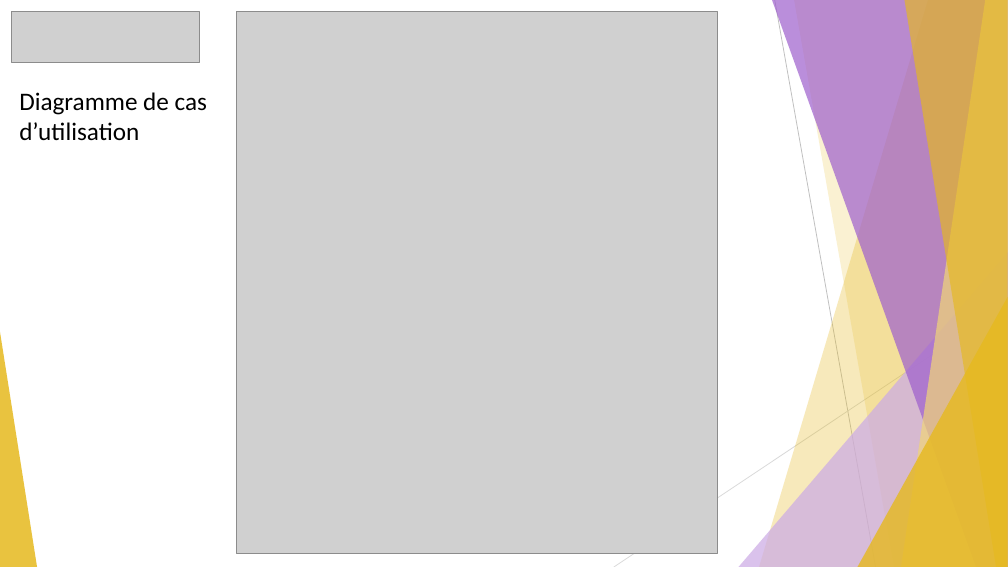
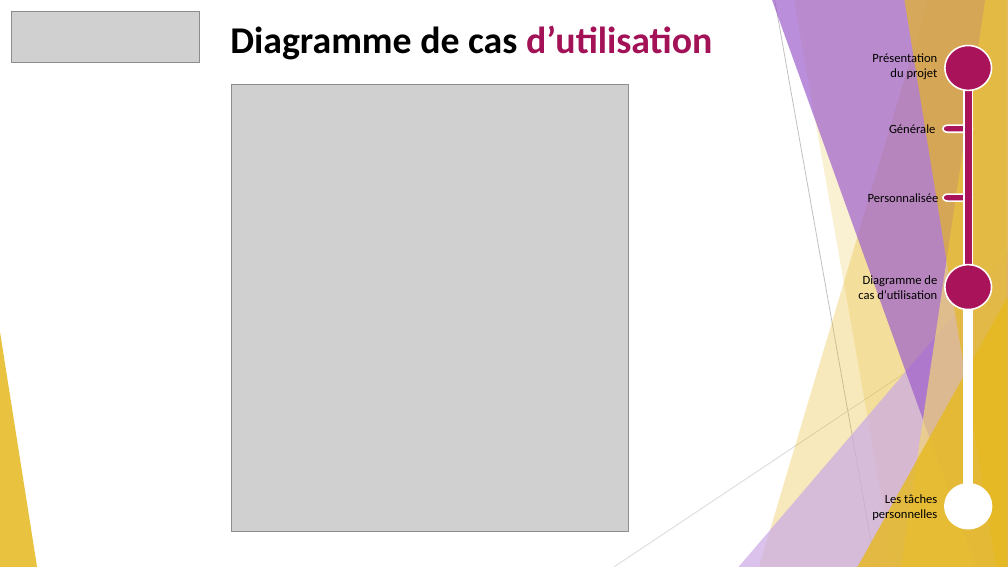
Before and after one commit to GuiguiMvn/Systeme-Escape-Game-Telethon, a slide deck: slide 5 of Guillaume/Documents/Revue 1 de projet étudiant 1 Escape Game Téléthon.pptx. Drawn at 1008x567 pixels with LibreOffice and Linux fonts; fonts in the diff are those of the drawing; grey boxes stand for pictures. Boxes give left, top, right and bottom in pixels: in the first picture for what was removed or moved away, otherwise in the second. Text is boxed around its words. In the diff, an @@ line names an element or a change of style, - is before the commit and + after.

```diff
--- a/Guillaume/Documents/Revue 1 de projet étudiant 1 Escape Game Téléthon.pptx
+++ b/Guillaume/Documents/Revue 1 de projet étudiant 1 Escape Game Téléthon.pptx
@@ text "Diagramme de cas d’utilisation": place and size @@
-text "Diagramme de cas d’utilisation" at (19, 92, 207, 141)
+text "Diagramme de cas d’utilisation" at (230, 25, 712, 60)
@@ text "Diagramme de cas d’utilisation" at (230, 25, 712, 60): size 24 to 36 pt, bold on; text colour #000000 to #A31257 in "d’utilisation"; alignment left to centre @@
@@ text added at (872, 51, 938, 81), 12 pt, text #000000 @@
+Présentation du projet
@@ ellipse added at (945, 45, 992, 90), fill #A8135A, outline #FFFFFF 1.5 pt @@
@@ picture: place and size @@
-picture at (237, 12, 718, 554)
+picture at (231, 85, 628, 532)
@@ rectangle added at (964, 62, 972, 526), fill #FFFFFF, outline #FFFFFF 1.5 pt @@
@@ rectangle added at (964, 79, 972, 306), fill #A8135A, outline #FFFFFF 1.5 pt @@
@@ text added at (889, 123, 935, 137), 12 pt, text #000000 @@
+Générale
@@ pill shape added at (943, 126, 972, 132), fill #A8135A, outline #FFFFFF 1.5 pt @@
@@ text added at (868, 192, 939, 206), 12 pt, text #000000 @@
+Personnalisée
@@ pill shape added at (943, 194, 972, 201), fill #A8135A, outline #FFFFFF 1.5 pt @@
@@ ellipse added at (945, 265, 992, 309), fill #A8135A, outline #FFFFFF 1.5 pt @@
@@ text added at (858, 273, 937, 302), 12 pt, text #000000 @@
+Diagramme de cas d’utilisation
@@ text added at (872, 492, 937, 522), 12 pt, text #000000 @@
+Les tâches personnelles
@@ ellipse added at (945, 484, 992, 529), fill #FFFFFF, outline #FFFFFF 1.5 pt @@
```
Also in this commit, not shown: 1 other slide changed, 2 slides added, 1 slide removed, 1 other file.
